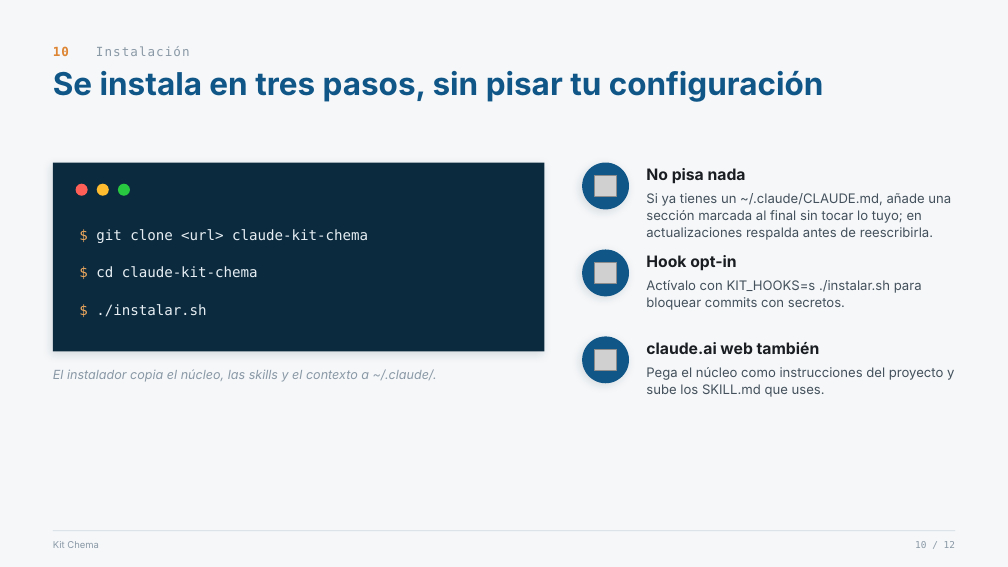
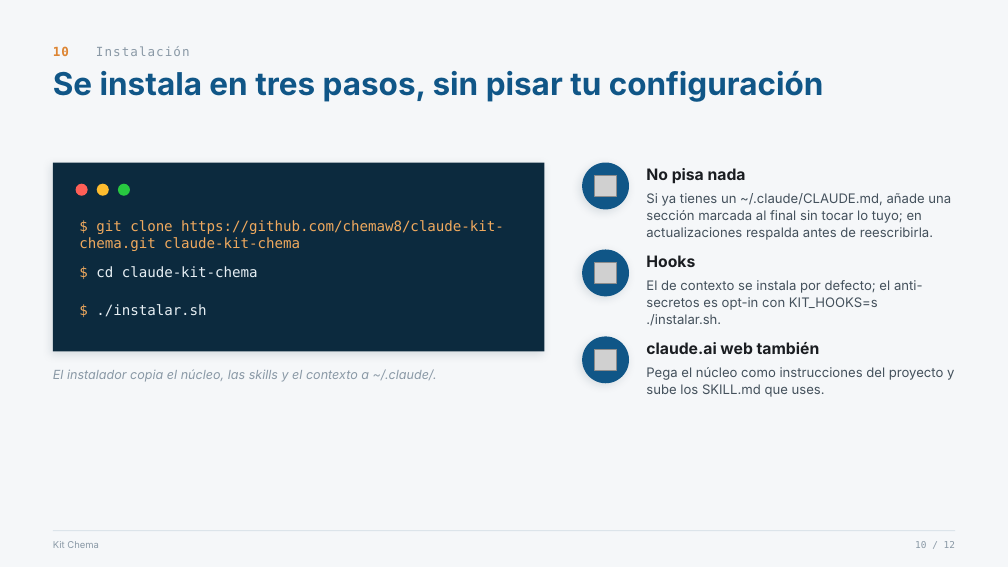
Before and after one commit to chemaw8/claude-kit-chema, a slide deck: slide 10 of presentacion/kit-chema.pptx. Drawn at 1008x567 pixels with LibreOffice and Linux fonts; fonts in the diff are those of the drawing; grey boxes stand for pictures. Boxes give left, top, right and bottom in pixels: in the first picture for what was removed or moved away, otherwise in the second. Text is boxed around its words. In the diff, an @@ line names an element or a change of style, - is before the commit and + after.

```diff
--- a/presentacion/kit-chema.pptx
+++ b/presentacion/kit-chema.pptx
@@ text at (79,220,504,251): text changed; text colour #E6EEF3 to #EFA95E @@
-$ git clone <url> claude-kit-chema
+$ git clone https://github.com/chemaw8/claude-kit-chema.git claude-kit-chema
@@ text at (646,255,695,267): text changed @@
-Hook opt-in
+Hooks
@@ text at (646,280,923,326): text changed @@
-Actívalo con KIT_HOOKS=s ./instalar.sh para bloquear commits con secretos.
+El de contexto se instala por defecto; el anti-secretos es opt-in con KIT_HOOKS=s ./instalar.sh.
```
Also in this commit, not shown: 2 other slides changed, 2 other files.
